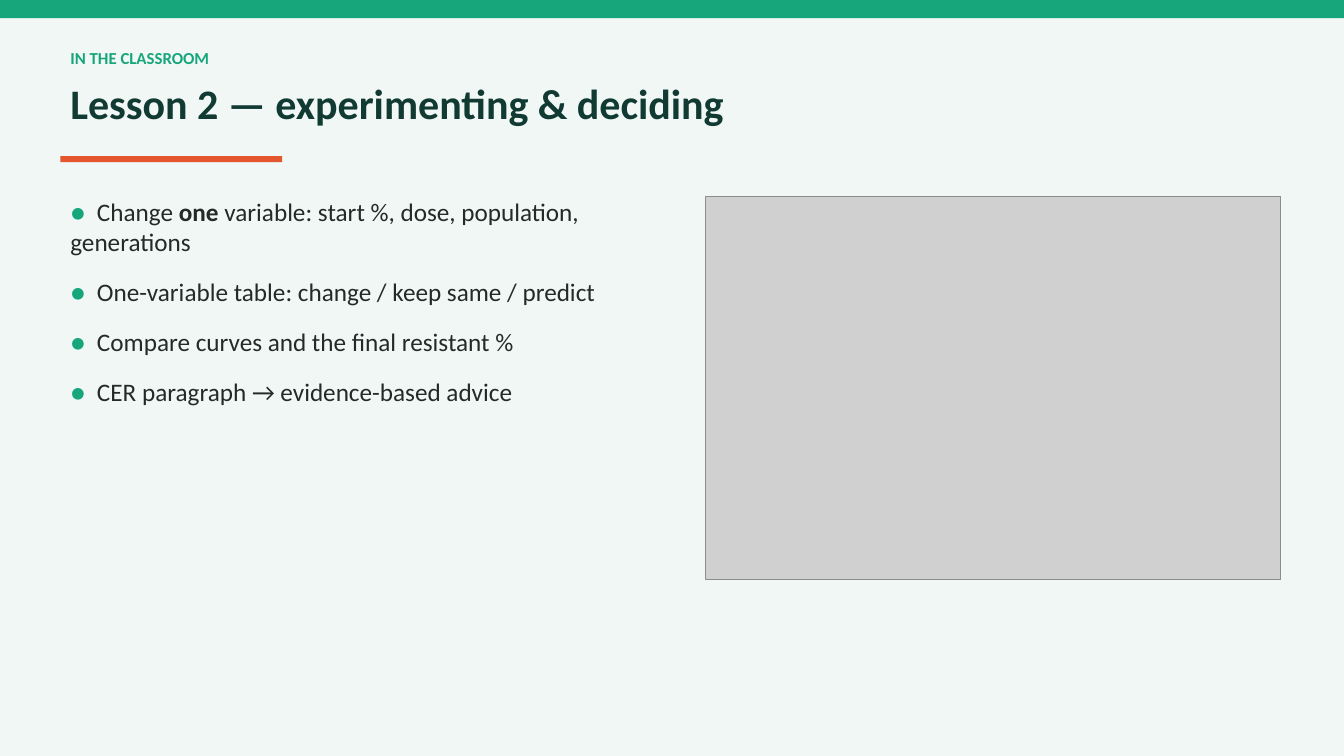
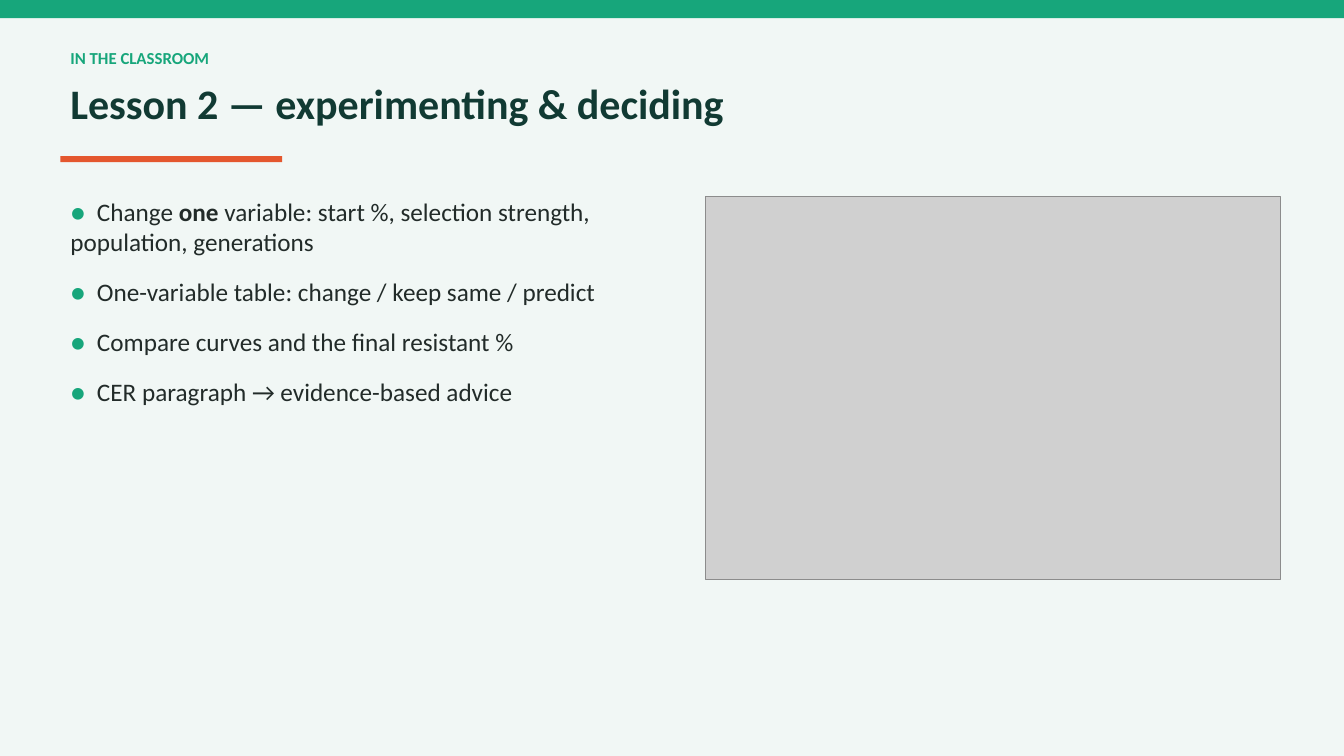
Before and after one commit to felixxxxx11/antibiotic-resistance-sim, a slide deck: slide 7 of INT6064 Individual Module - Slides - WUPENGHUI.pptx. Drawn at 1344x756 pixels with LibreOffice and Linux fonts; fonts in the diff are those of the drawing; grey boxes stand for pictures. Boxes give left, top, right and bottom in pixels: in the first picture for what was removed or moved away, otherwise in the second. Text is boxed around its words. In the diff, an @@ line names an element or a change of style, - is before the commit and + after.

Commit message:
Optimize model terminology and assumptions (selection strength, reps averaging, limits)

```diff
--- a/INT6064 Individual Module - Slides - WUPENGHUI.pptx
+++ b/INT6064 Individual Module - Slides - WUPENGHUI.pptx
@@ text at <box>70,203,590,256</box>: text changed @@
-● Change one variable: start %, dose, population, generations
+● Change one variable: start %, selection strength, population, generations
```
Also in this commit, not shown: 1 other slide changed, 8 other files.
